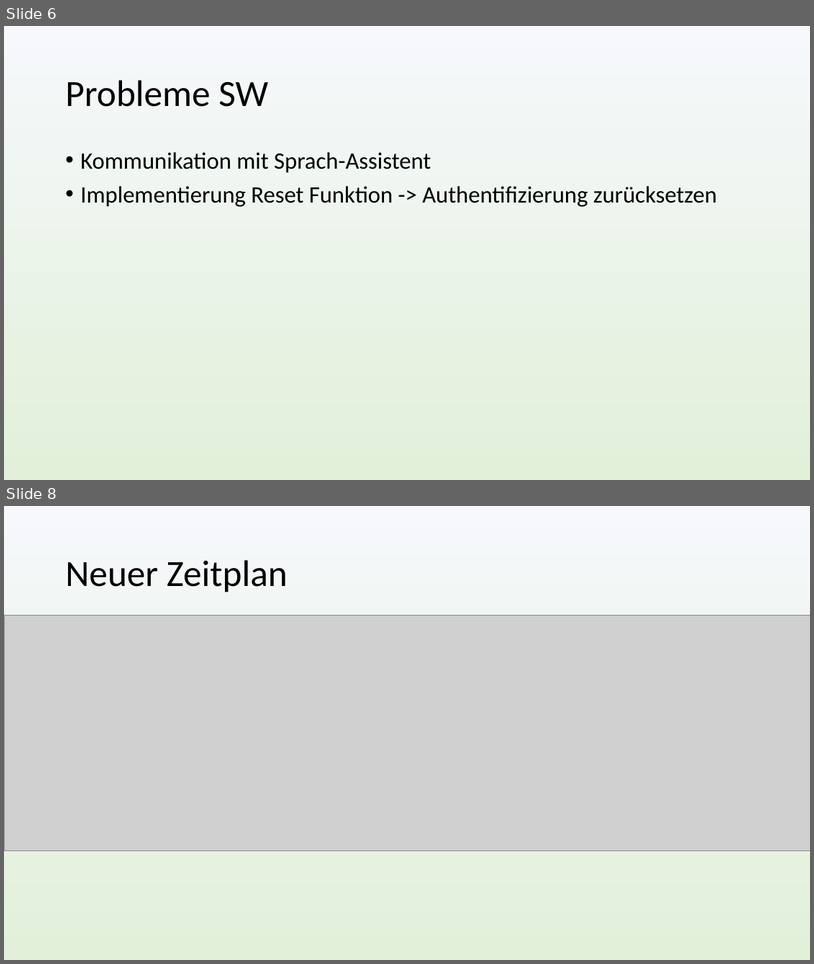
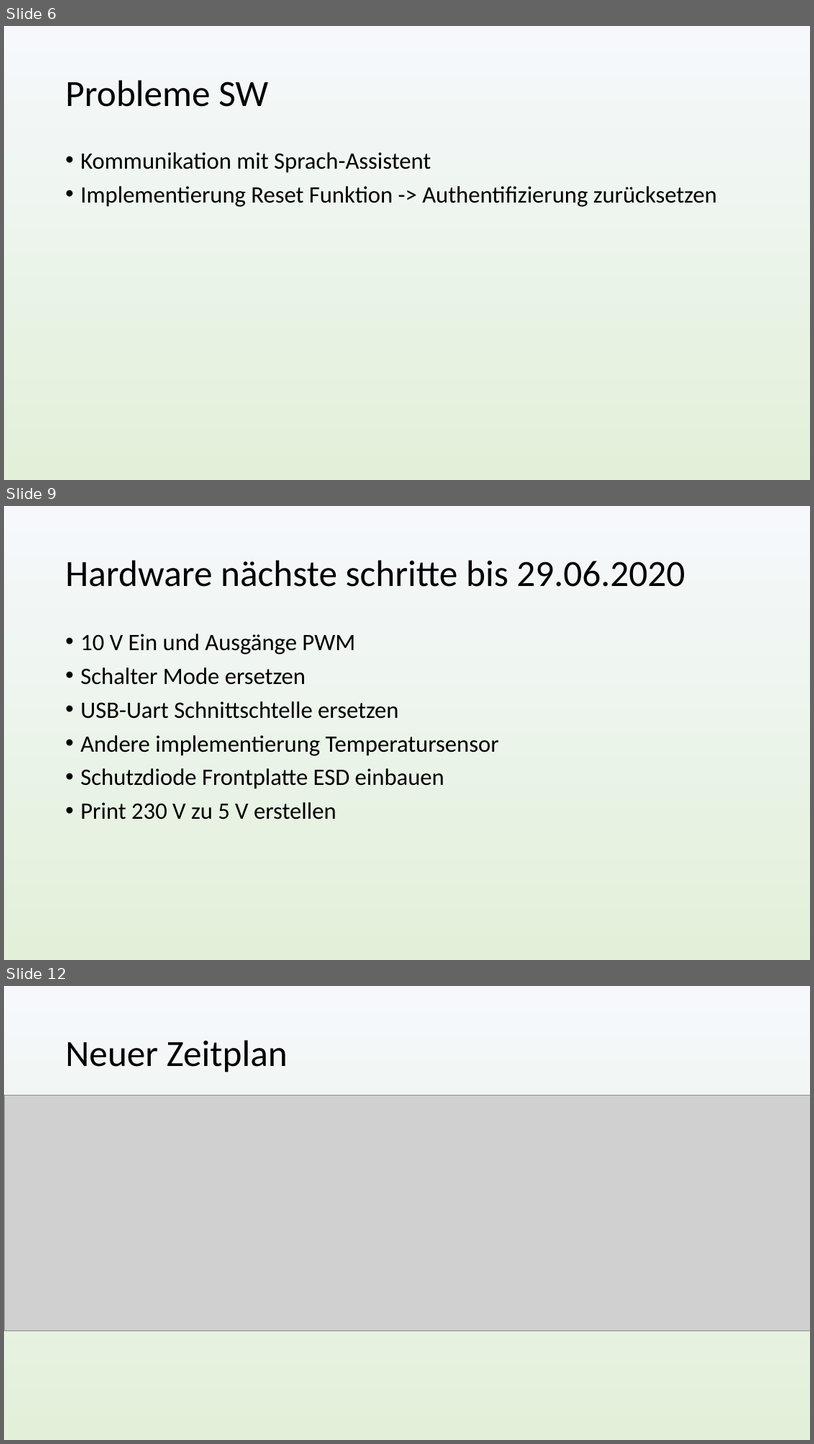
Before and after one commit to nussinussi/Projekt6Thesis, a slide deck: Präsentation/Zwischenpräsi.pptx. Shown one above the other, each under a label of ours: slides 6 and 8 before the commit, slides 6, 9 and 12 after it; the slides between them are not shown. The pictures are 814x964 and 814x1444 pixels, drawn with LibreOffice and Linux fonts; fonts in the diff are those of the drawing; grey boxes stand for pictures. Boxes give left, top, right and bottom in pixels: in the first picture for what was removed or moved away, otherwise in the second. Text is boxed around its words. In the diff, an @@ line names an element or a change of style, - is before the commit and + after.

```diff
--- a/Präsentation/Zwischenpräsi.pptx
+++ b/Präsentation/Zwischenpräsi.pptx
@@ slide 9 added at bbox=[4, 506, 810, 960], background gradient #F6F8FC to #E2F0D9 @@
@@ title added at bbox=[65, 560, 685, 587], 44 pt, text #000000 @@
+Hardware nächste schritte bis 29.06.2020
@@ text added at bbox=[80, 633, 499, 819], 28 pt, text #000000 @@
+• 10 V Ein und Ausgänge PWM
+• Schalter Mode ersetzen
+• USB-Uart Schnittschtelle ersetzen
+• Andere implementierung Temperatursensor
+• Schutzdiode Frontplatte ESD einbauen
+• Print 230 V zu 5 V erstellen
@@ what was slide 8 is now slide 12 @@
```
Also in this commit, not shown: 1 slide changed, 3 other slides added, 1 other file.
